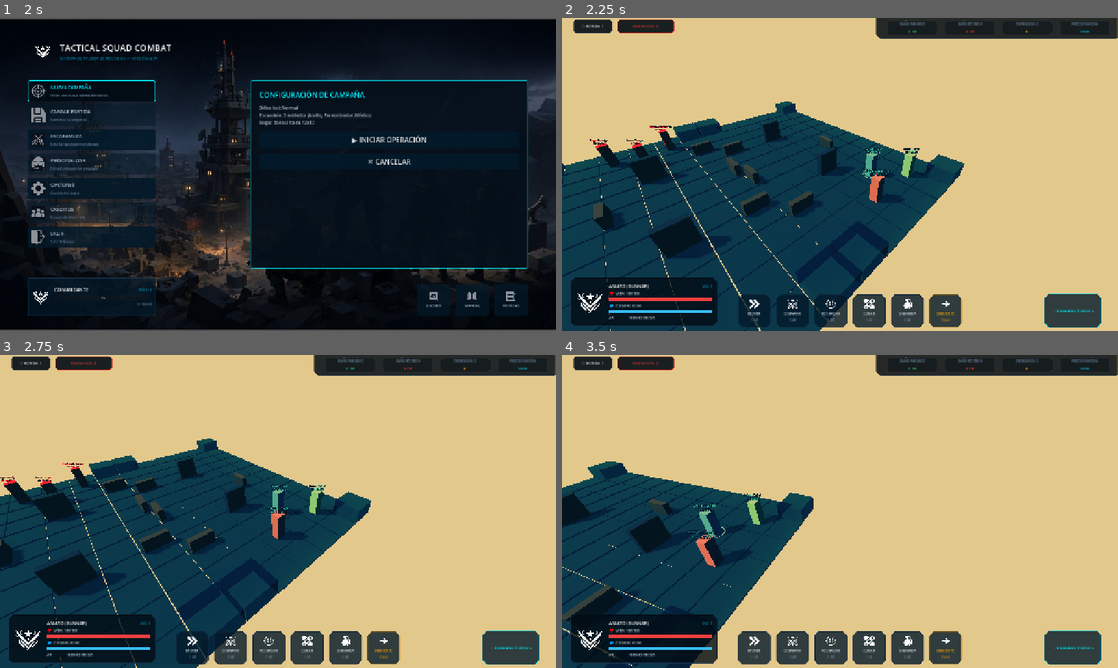
Above: before the commit, frames 1-4 (two rows, left to right).
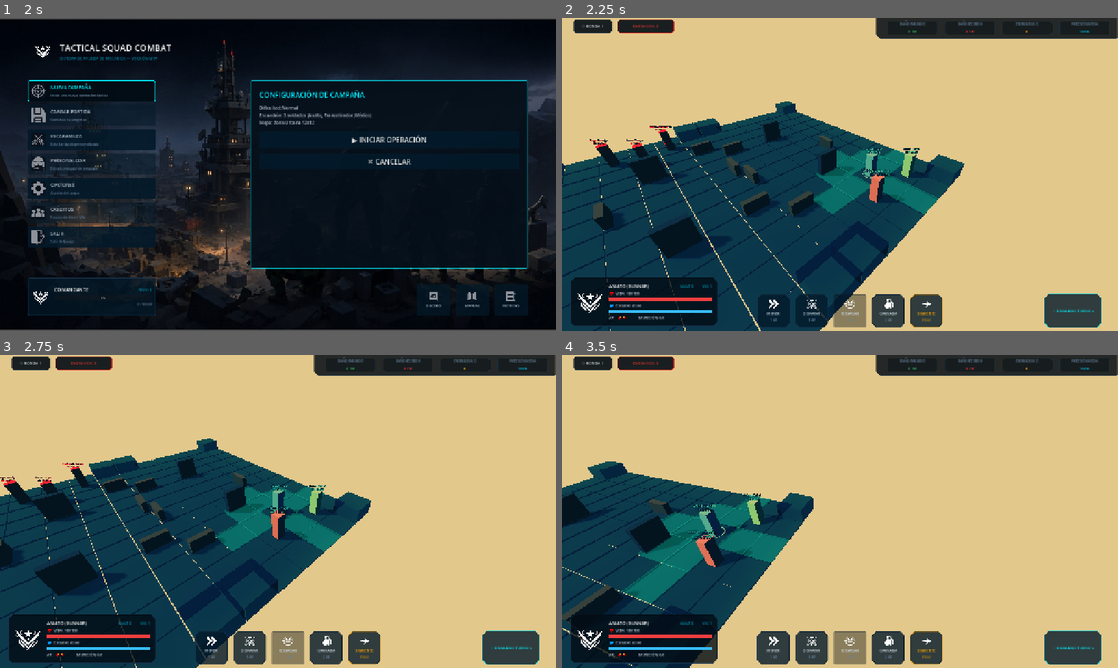
Above: after the commit, the same moments.

Repository: axel-molina/WarTacticGame
Game: Godot game, scene res://scenes/menu/menu_scene.tscn
The game is run twice, just before and just after one commit, with the same random seed, the same clock (stepped at 60 frames per second) and the same inputs.
Inputs (mouse positions are in pixels of both pictures, inside the frame that each line leads up to):
- Up to frame 1 (2 s): click (88, 89) at 0.5 s; click (88, 89) at 1.25 s
- Up to frame 2 (2.25 s): click "▶ INICIAR OPERACIÓN" at 2 s
- Up to frame 3 (2.75 s): no input
- Up to frame 4 (3.5 s): tap Enter at 2.75 s; move the mouse to (962, 495) at 2.77 s; hold Right (ui_right) from 2.78 s (still down); hold Q from 2.78 s (still down); click (962, 495) at 2.92 s

Frame 1 is identical in both runs. In frame 2, 4.5% of the frame differs, in the area x 10-72%, y 41-99%; in frame 3, 4.7%; in frame 4, 6.1%, in the area x 10-72%, y 44-99%.
Error before the commit: Parse Error: Identifier "is_player_turn" not declared in the current scope. (res://scripts/ui/hud_controller.gd:298)

Commit message:
Fix hud_controller scope error: move btn_turn.disabled update back into update_hud_display scope

Diff:
--- a/tactical-squad-combat/scripts/ui/hud_controller.gd
+++ b/tactical-squad-combat/scripts/ui/hud_controller.gd
@@ -266,6 +266,9 @@
 		_set_button_glow(btn_end_turn, false, Color.WHITE)
 		_set_button_glow(btn_turn, false, Color.WHITE)
 
+	if btn_turn:
+		btn_turn.disabled = not is_player_turn
+
 # Almacena los Tweens activos de brillo para evitar colisiones
 var _glow_tweens: Dictionary = {}
 
@@ -293,9 +296,6 @@
 				tween.kill()
 			_glow_tweens.erase(btn)
 		btn.self_modulate = Color.WHITE
-
-	if btn_turn:
-		btn_turn.disabled = not is_player_turn
 
 # --- BUTTON ACTIONS ---
 
